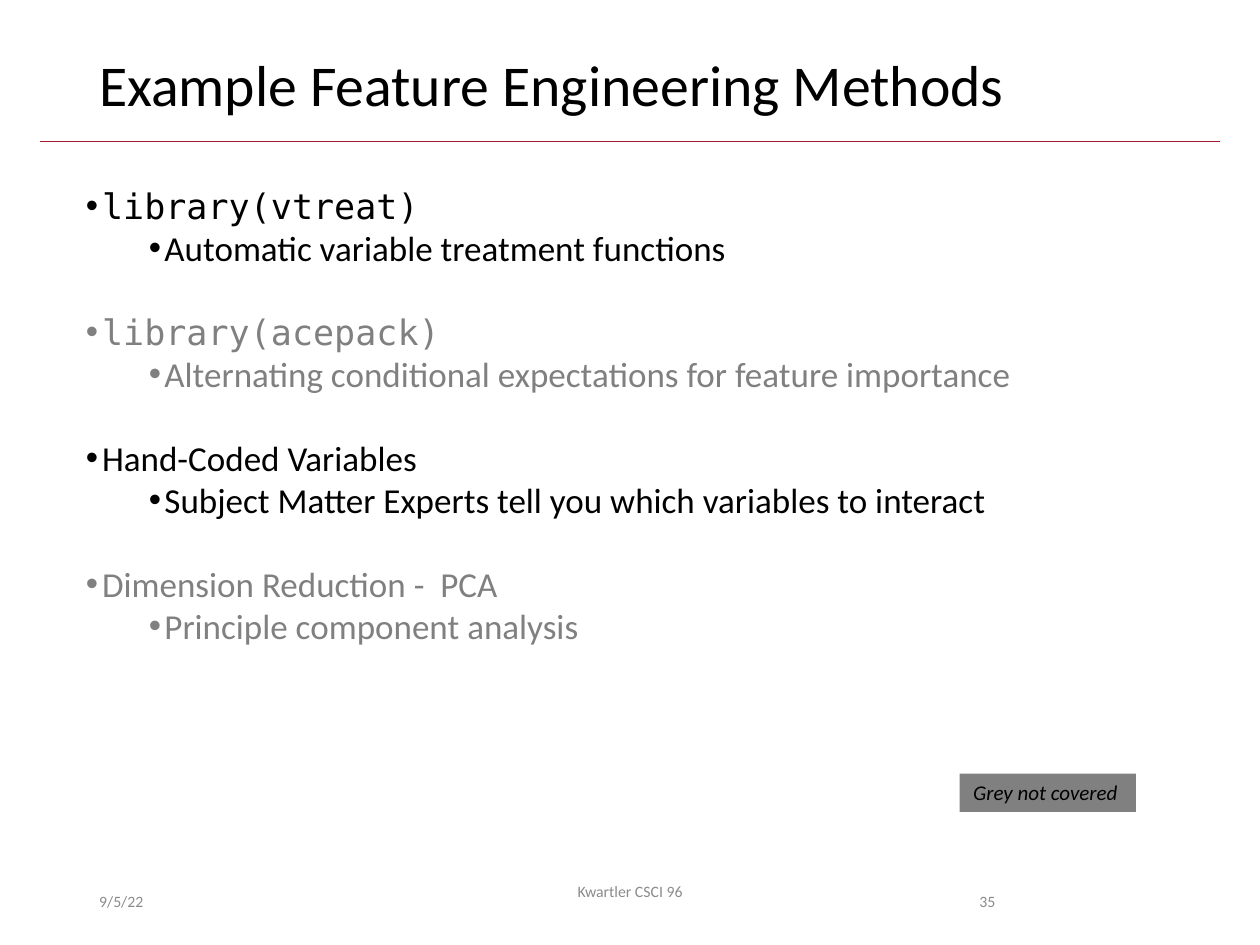
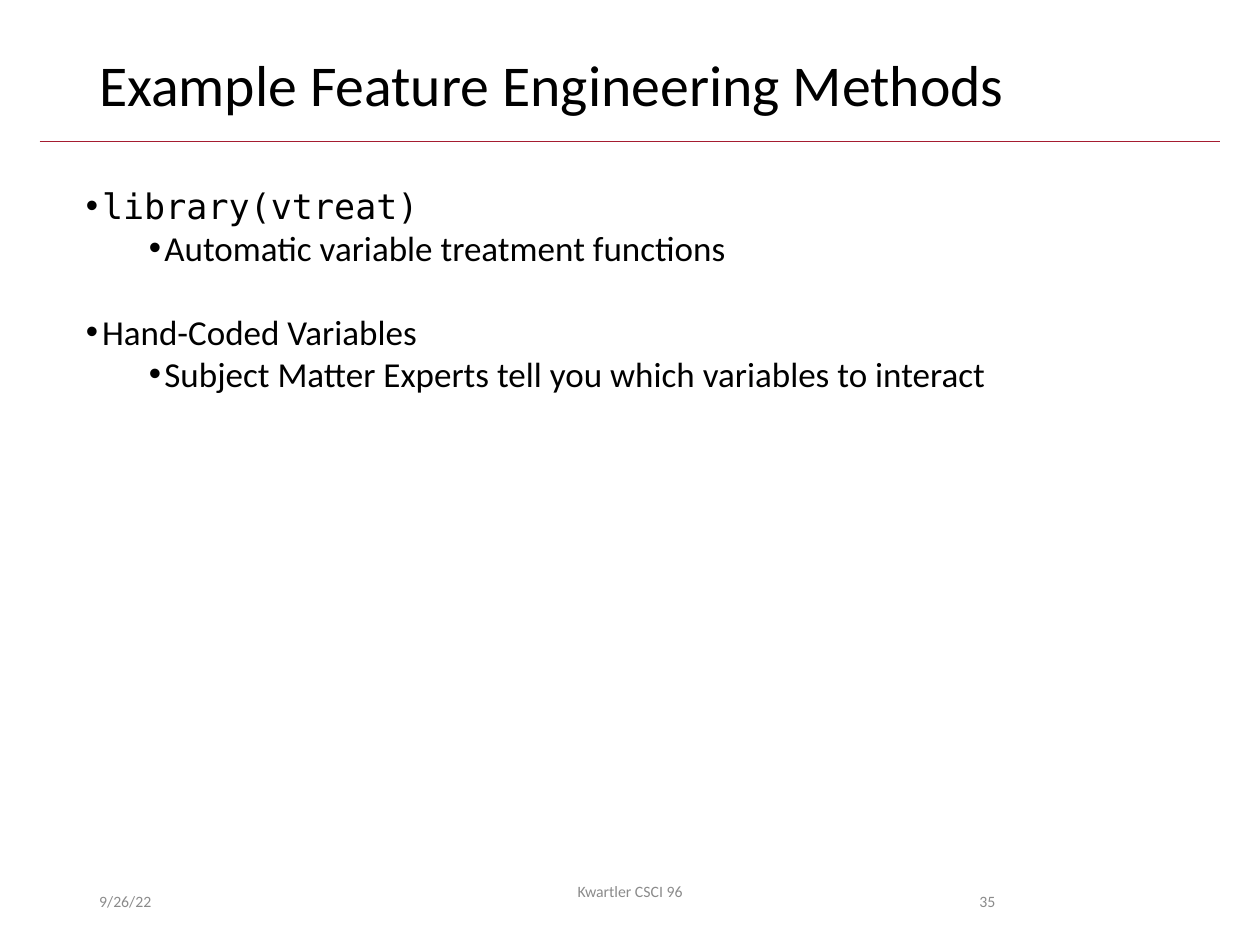
Before and after one commit to kwartler/Harvard_DataMining_Business_Student, a slide deck: slide 35 of Lessons/D_DM_Workflow/A_DM_Workflow_Preprocessing.pptx. Drawn at 1260x945 pixels with LibreOffice and Linux fonts; fonts in the diff are those of the drawing; background and template pictures are left out. Boxes give left, top, right and bottom in pixels: in the first picture for what was removed or moved away, otherwise in the second. Text is boxed around its words. In the diff, an @@ line names an element or a change of style, - is before the commit and + after.

```diff
--- a/Lessons/D_DM_Workflow/A_DM_Workflow_Preprocessing.pptx
+++ b/Lessons/D_DM_Workflow/A_DM_Workflow_Preprocessing.pptx
@@ text at (x1=102, y1=318, x2=1010, y2=393): paragraphs removed @@
-• library(acepack)
-  • Alternating conditional expectations for feature importance
@@ text at (x1=102, y1=573, x2=578, y2=645): paragraphs removed @@
-• Dimension Reduction - PCA
-  • Principle component analysis
@@ rectangle removed at (x1=960, y1=774, x2=1137, y2=811) @@
-Grey not covered
@@ text at (x1=99, y1=896, x2=151, y2=908): text changed @@
-9/5/22
+9/26/22
```
Also in this commit, not shown: 58 other slides changed, 1 other file.
